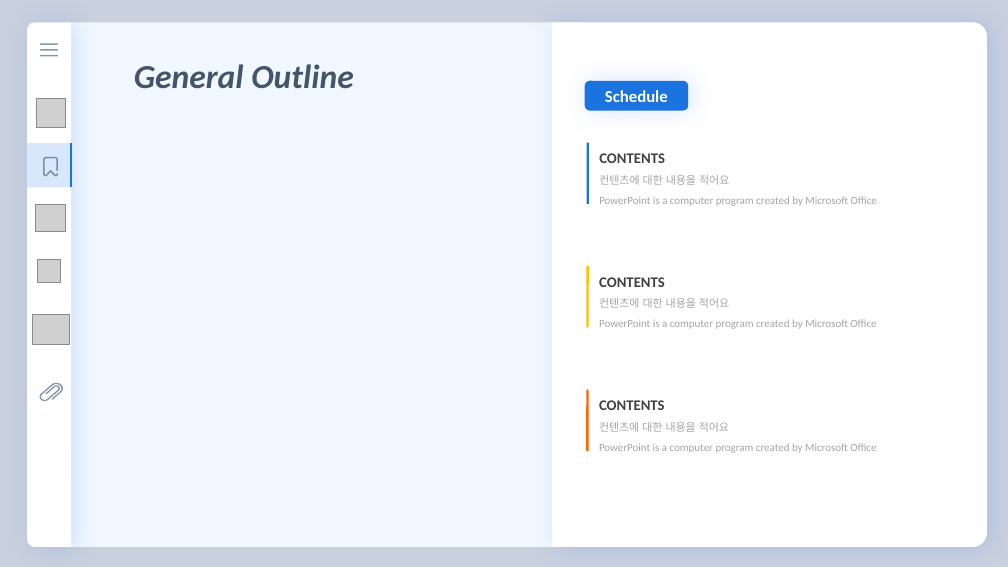
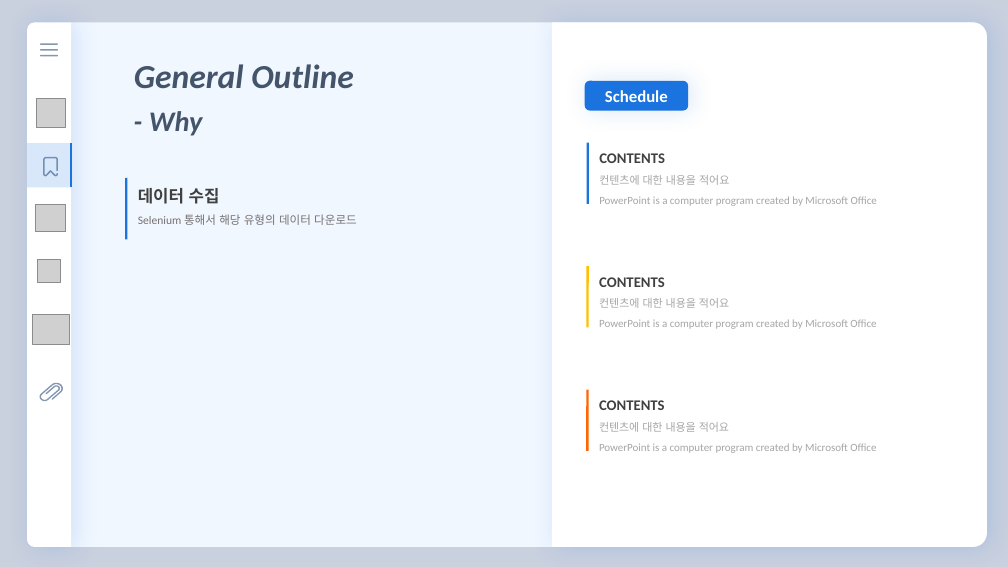
Before and after one commit to florentious/AutoGenerating_VariableName, a slide deck: slide 4 of Text/Presentation/presentation_ver0_3.pptm. Drawn at 1008x567 pixels with LibreOffice and Linux fonts; fonts in the diff are those of the drawing; grey boxes stand for pictures. Boxes give left, top, right and bottom in pixels: in the first picture for what was removed or moved away, otherwise in the second. Text is boxed around its words. In the diff, an @@ line names an element or a change of style, - is before the commit and + after.

```diff
--- a/Text/Presentation/presentation_ver0_3.pptm
+++ b/Text/Presentation/presentation_ver0_3.pptm
@@ text added at box(149, 111, 203, 136), 27 pt, text #44546A, bold, italic @@
+- Why
@@ line added from (126, 178) to (126, 239), #1A73DE 2.25 pt @@
@@ text added at box(138, 188, 357, 225), 11 pt, text #767171 @@
+데이터 수집
+Selenium 통해서 해당 유형의 데이터 다운로드
```
Also in this commit, not shown: 13 other slides changed, 5 slides added, 3 slides removed, 2 other files.
